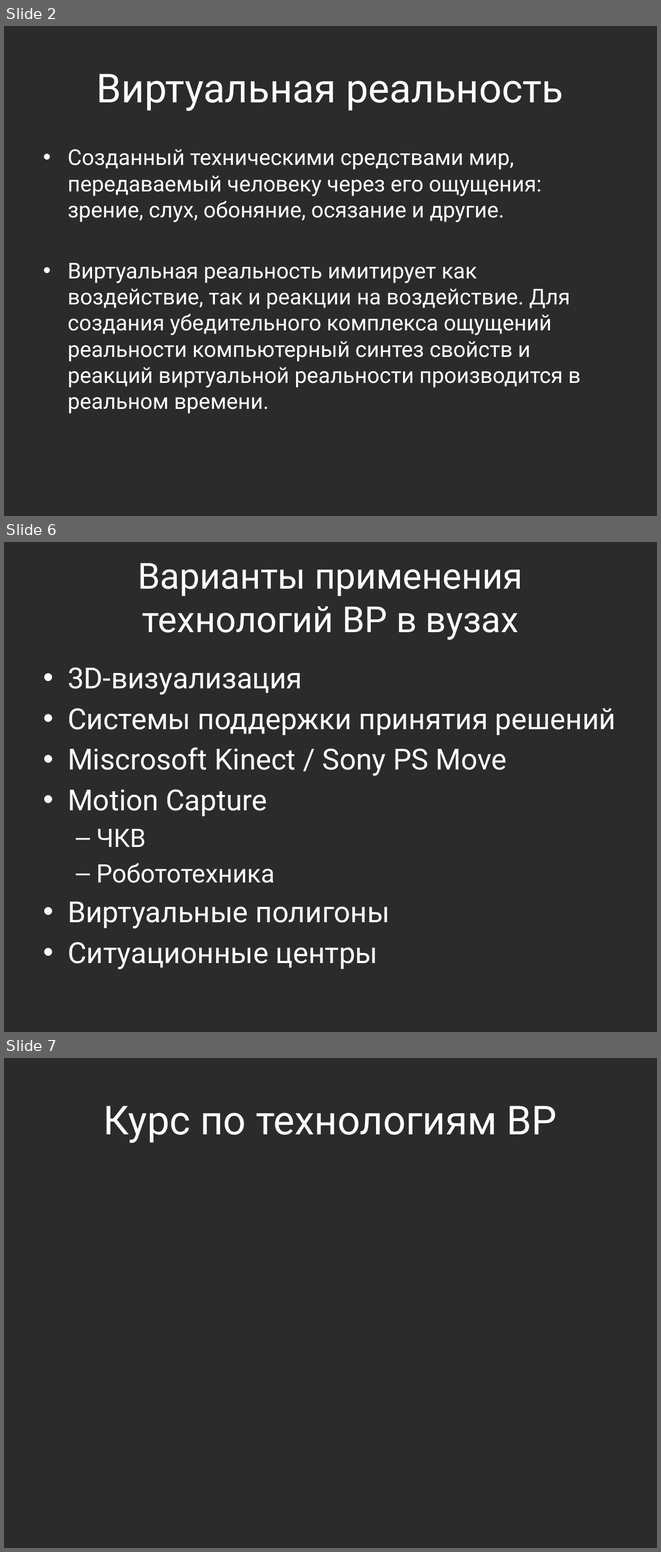
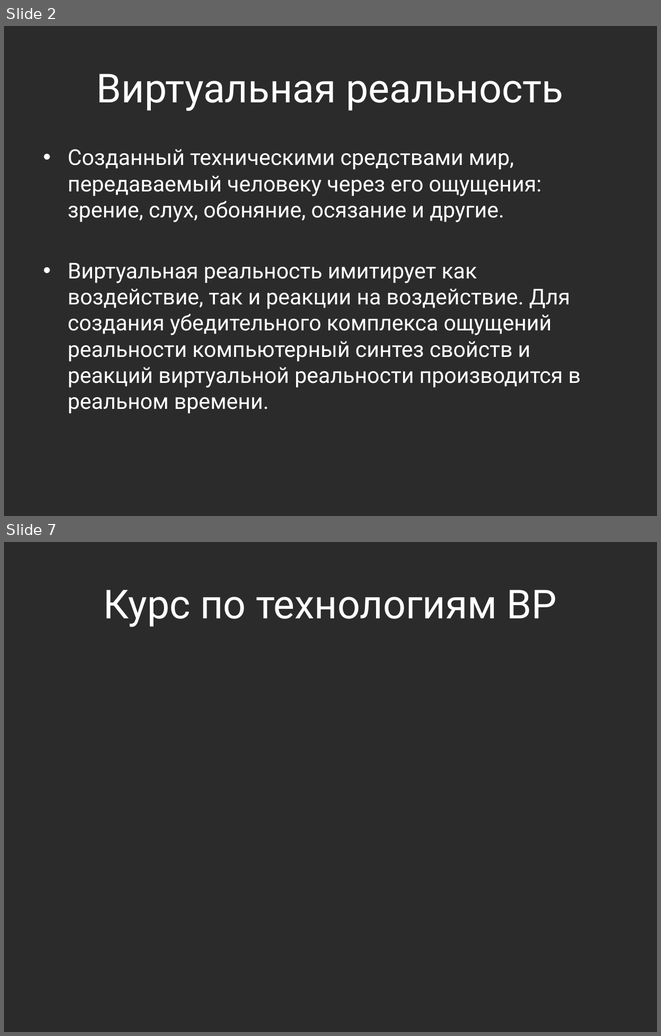
Before and after one commit to yaceq/quadro-xds, a slide deck: Docs/IT_Moscow.pptx. Shown one above the other, each under a label of ours: slides 2, 6 and 7 before the commit, slides 2 and 7 after it; the slides between them are not shown. The pictures are 661x1552 and 661x1036 pixels, drawn with LibreOffice and Linux fonts; fonts in the diff are those of the drawing; background and template pictures are left out; a plain dark background stands for a picture behind light text. Boxes give left, top, right and bottom in pixels: in the first picture for what was removed or moved away, otherwise in the second. Text is boxed around its words. In the diff, an @@ line names an element or a change of style, - is before the commit and + after.

```diff
--- a/Docs/IT_Moscow.pptx
+++ b/Docs/IT_Moscow.pptx
@@ slide 6 removed at (x1=4, y1=542, x2=657, y2=1032), background picture (left out) @@
@@ title removed at (x1=138, y1=563, x2=523, y2=640) @@
-Варианты применения технологий ВР в вузах
@@ text removed at (x1=68, y1=667, x2=616, y2=969) @@
-• 3D-визуализация
-• Системы поддержки принятия решений
-• Miscrosoft Kinect / Sony PS Move
-• Motion Capture
-  – ЧКВ
-  – Робототехника
-• Виртуальные полигоны
-• Ситуационные центры
```
Also in this commit, not shown: 4 slides changed, 1 slide added, 25 other files.
